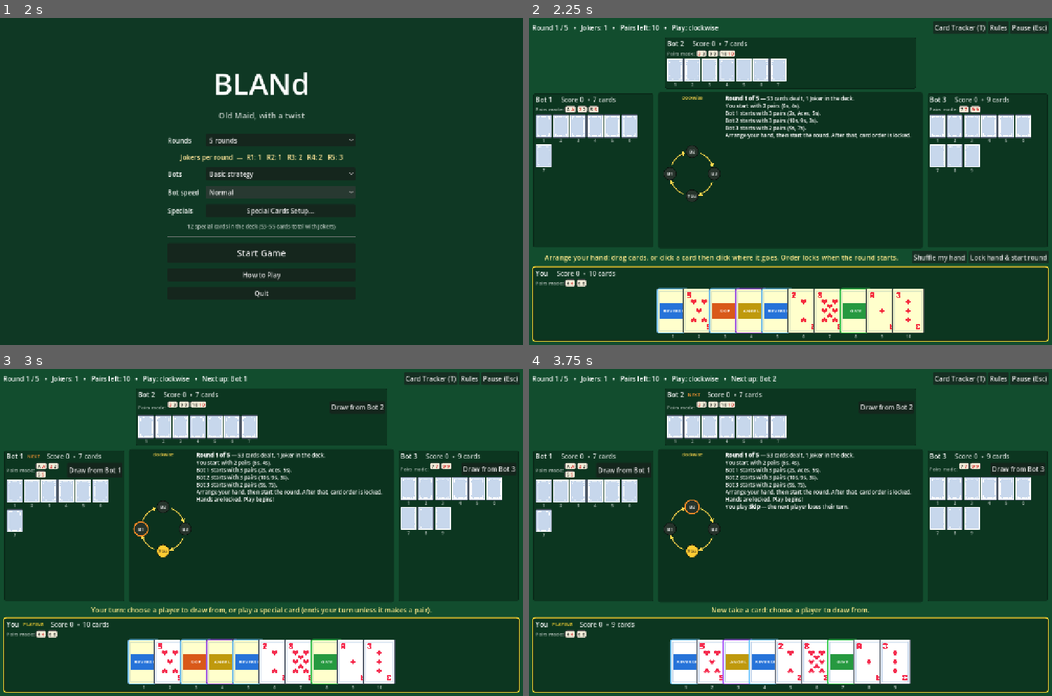
Above: before the commit, frames 1-4 (two rows, left to right).
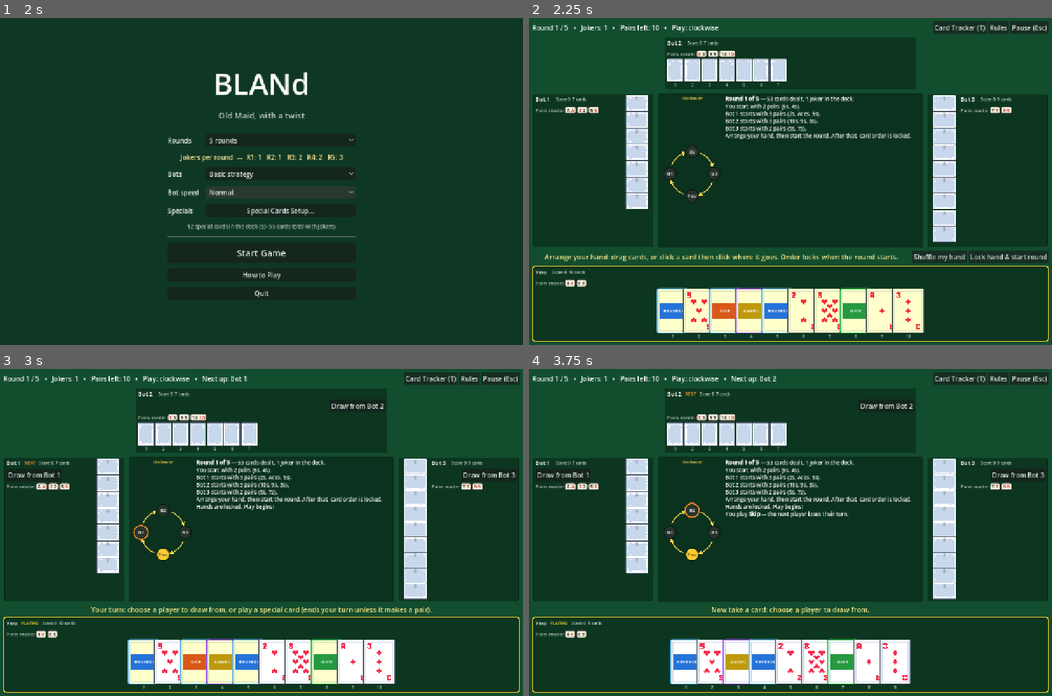
Above: after the commit, the same moments.

Repository: louibasmu/BLANd-
Game: Godot game, scene res://BaseGame/2. MainMenu/main_menu.tscn
The game is run twice, just before and just after one commit, with the same random seed, the same clock (stepped at 60 frames per second) and the same inputs.
Inputs:
- Up to frame 1 (2 s): click "Normal" at 0.5 s; click "Normal" at 1.25 s
- Up to frame 2 (2.25 s): click "Start Game" at 2 s
- Up to frame 3 (3 s): click "Lock hand & start round" at 2.75 s
- Up to frame 4 (3.75 s): click "SKIP" at 3.5 s

Frame 1 is identical in both runs. In frame 2, 9.7% of the frame differs, in the area x 0-100%, y 7-79%; in frame 3, 12%; in frame 4, 12%.

Commit message:
rework bot hands: single row/column and rotated the cards

Diff:
--- a/game-dev-seminar/BaseGame/5. CardTable/game_table.gd
+++ b/game-dev-seminar/BaseGame/5. CardTable/game_table.gd
@@ -15,6 +15,8 @@
 # Card sizes in pixels: big for the human's own hand, small for the opponents' face-down cards.
 const BIG_CARD := Vector2(78, 111)
 const SMALL_CARD := Vector2(40, 57)
+const SIDE_CARD := Vector2(57, 40)
+const MAX_MIDDLE_HEIGHT := 440.0
 # Seat number of the human player (always 0).
 const HUMAN := 0
 
@@ -110,8 +112,7 @@
 
 # ================================================================ layout
 # The screen is made of Godot container nodes created in code, laid out as:
-#   top bar (status + buttons) / top bot / [left bot | turn compass + log | right bot] /
-#   prompt row (instructions + buttons) / the human's seat at the bottom.
+#   top bar / top bot / capped middle row / prompt row / human's seat.
 
 func _build_ui() -> void:
 	var bg := ColorRect.new()
@@ -126,6 +127,7 @@
 	add_child(margin)
 
 	var root := VBoxContainer.new()
+	root.size_flags_vertical = Control.SIZE_EXPAND_FILL
 	root.add_theme_constant_override("separation", 6)
 	margin.add_child(root)
 
@@ -156,13 +158,20 @@
 	top_row.add_child(_make_seat(2, 620))
 
 	# --- middle: left bot, log, right bot
+	var mid_slot := Control.new()
+	mid_slot.size_flags_vertical = Control.SIZE_EXPAND_FILL
+	mid_slot.clip_contents = true
+	root.add_child(mid_slot)
 	var mid := HBoxContainer.new()
-	mid.size_flags_vertical = Control.SIZE_EXPAND_FILL
+	mid.clip_contents = true
 	mid.add_theme_constant_override("separation", 8)
-	root.add_child(mid)
+	mid_slot.add_child(mid)
+	mid_slot.resized.connect(_layout_middle.bind(mid_slot, mid))
+	_layout_middle(mid_slot, mid)
 	mid.add_child(_make_seat(1, 300))
 	var log_panel := PanelContainer.new()
 	log_panel.size_flags_horizontal = Control.SIZE_EXPAND_FILL
+	log_panel.size_flags_vertical = Control.SIZE_EXPAND_FILL
 	log_panel.add_theme_stylebox_override("panel", _box(Color(0, 0, 0, 0.35), Color(0, 0, 0, 0)))
 	mid.add_child(log_panel)
 	var log_row := HBoxContainer.new()
@@ -244,54 +253,88 @@
 func _make_seat(i: int, min_width: float) -> Control:
 	var panel := PanelContainer.new()
 	panel.custom_minimum_size = Vector2(min_width, 0)
+	panel.clip_contents = true
+	if i == 1 or i == 3:
+		panel.size_flags_vertical = Control.SIZE_EXPAND_FILL
 	var v := VBoxContainer.new()
 	v.add_theme_constant_override("separation", 4)
-	panel.add_child(v)
+	var side_cards: Control
+	if i == 1 or i == 3:
+		var seat_row := HBoxContainer.new()
+		seat_row.size_flags_vertical = Control.SIZE_EXPAND_FILL
+		panel.add_child(seat_row)
+		side_cards = Control.new()
+		side_cards.custom_minimum_size = Vector2(72, 0)
+		side_cards.size_flags_vertical = Control.SIZE_EXPAND_FILL
+		side_cards.clip_contents = true
+		side_cards.resized.connect(_layout_side_cards.bind(side_cards))
+		v.size_flags_horizontal = Control.SIZE_EXPAND_FILL
+		if i == 1:
+			seat_row.add_child(v)
+			seat_row.add_child(side_cards)
+		else:
+			seat_row.add_child(side_cards)
+			seat_row.add_child(v)
+	else:
+		panel.add_child(v)
 
 	var head := HBoxContainer.new()
 	v.add_child(head)
 	var name_l := Label.new()
-	name_l.add_theme_font_size_override("font_size", 16)
+	name_l.add_theme_font_size_override("font_size", 14)
 	head.add_child(name_l)
 	var badge := Label.new()   # "PLAYING" / "NEXT"
-	badge.add_theme_font_size_override("font_size", 12)
+	badge.add_theme_font_size_override("font_size", 10)
 	head.add_child(badge)
 	var info_l := Label.new()
 	info_l.size_flags_horizontal = Control.SIZE_EXPAND_FILL
 	info_l.clip_text = true
 	info_l.text_overrun_behavior = TextServer.OVERRUN_TRIM_ELLIPSIS
+	info_l.add_theme_font_size_override("font_size", 10)
 	info_l.modulate = Color(1, 1, 1, 0.8)
 	head.add_child(info_l)
 
-	# Second row: the pairs this player has made + the action button.
+	# Keep the action button on its own row so it never competes with the pairs.
 	var row2 := HBoxContainer.new()
 	v.add_child(row2)
+	var target_btn := Button.new()
+	target_btn.text = "Choose"
+	target_btn.visible = false
+	target_btn.pressed.connect(_on_target_chosen.bind(i))
+	var target_spacer := Control.new()
+	target_spacer.size_flags_horizontal = Control.SIZE_EXPAND_FILL
+	if i == 1:
+		row2.add_child(target_btn)
+		row2.add_child(target_spacer)
+	else:
+		row2.add_child(target_spacer)
+		row2.add_child(target_btn)
+
+	# Pairs occupy a separate row and wrap only when their panel runs out of width.
+	var pairs_row := HBoxContainer.new()
+	v.add_child(pairs_row)
 	var pairs_l := Label.new()
 	pairs_l.text = "Pairs made:"
 	pairs_l.add_theme_font_size_override("font_size", 12)
 	pairs_l.modulate = Color(1, 1, 1, 0.7)
-	row2.add_child(pairs_l)
+	pairs_row.add_child(pairs_l)
 	var pairs_box := HFlowContainer.new()
 	pairs_box.size_flags_horizontal = Control.SIZE_EXPAND_FILL
 	pairs_box.add_theme_constant_override("h_separation", 3)
 	pairs_box.add_theme_constant_override("v_separation", 3)
-	row2.add_child(pairs_box)
-	var target_btn := Button.new()
-	target_btn.text = "Choose"
-	target_btn.visible = false
-	# `.bind(i)` makes the button call _on_target_chosen(i) so it knows which seat was clicked.
-	target_btn.pressed.connect(_on_target_chosen.bind(i))
-	row2.add_child(target_btn)
-
-	var cards: Container
+	pairs_row.add_child(pairs_box)
+
+	var cards: Control
 	if i == HUMAN:
 		var c := CenterContainer.new()
-		c.custom_minimum_size = Vector2(0, BIG_CARD.y + 4)
+		c.custom_minimum_size = Vector2(0, BIG_CARD.y + 13)
 		v.add_child(c)
 		var row := HBoxContainer.new()
 		row.add_theme_constant_override("separation", -14)   # overlap a little
 		c.add_child(row)
 		cards = row
+	elif i == 1 or i == 3:
+		cards = side_cards
 	else:
 		var flow := HFlowContainer.new()
 		flow.add_theme_constant_override("h_separation", 2)
@@ -302,6 +345,12 @@
 	_seats[i] = {"panel": panel, "name": name_l, "badge": badge, "info": info_l, "cards": cards, "target": target_btn,
 		"pairs": pairs_box}
 	return panel
+
+
+func _layout_middle(slot: Control, middle: Control) -> void:
+	var height := minf(MAX_MIDDLE_HEIGHT, slot.size.y)
+	middle.position = Vector2(0, (slot.size.y - height) / 2.0)
+	middle.size = Vector2(slot.size.x, height)
 
 
 # Helper that makes a rounded coloured panel style (used for seats, the log and pop-ups).
@@ -329,20 +378,43 @@
 	return _tex_cache[file]
 
 
+func _layout_side_cards(cards: Control) -> void:
+	var count := cards.get_child_count()
+	if count == 0:
+		return
+	var step := 0.0
+	if count > 1:
+		step = minf(SIDE_CARD.y, maxf(13.0, (cards.size.y - SIDE_CARD.y) / float(count - 1)))
+	for idx in count:
+		var card: Control = cards.get_child(idx)
+		card.size = SIDE_CARD
+		card.position = Vector2((cards.size.x - SIDE_CARD.x) / 2.0, idx * step)
+
+
 ## One card. `card == null` or face_down draws the back.
 ## Builds the little widget for one card: the picture (face up or the card back), the "special" overlay if needed,
-## the number underneath (the position opponents pick from), and highlight / hover effects.
+## the position number (under or on the card), and highlight / hover effects.
 ## `on_click` is a Callable to run when it is clicked; an invalid (empty) Callable means the card is not clickable.
 ## `highlight` raises and tints the card (used when a bot is about to take it, or for a card you just drew).
-func _card_view(card: BlandCard, face_up: bool, size: Vector2, index: int, on_click: Callable, highlight: bool = false) -> Control:
-	var holder := VBoxContainer.new()
-	holder.add_theme_constant_override("separation", 0)
+func _card_view(card: BlandCard, face_up: bool, size: Vector2, index: int, on_click: Callable,
+		highlight: bool = false, face_down_texture: String = "card_back.png",
+		number_inside: bool = false) -> Control:
+	var holder: Control
+	if number_inside:
+		holder = Control.new()
+		holder.custom_minimum_size = size
+	else:
+		var column := VBoxContainer.new()
+		column.add_theme_constant_override("separation", 0)
+		holder = column
 
 	var btn := TextureButton.new()
-	btn.texture_normal = _tex(card.texture_file() if face_up else "card_back.png")
+	btn.texture_normal = _tex(card.texture_file() if face_up else face_down_texture)
 	btn.ignore_texture_size = true
 	btn.stretch_mode = TextureButton.STRETCH_KEEP_ASPECT_CENTERED
 	btn.custom_minimum_size = size
+	if number_inside:
+		btn.set_anchors_preset(Control.PRESET_FULL_RECT)
 	holder.add_child(btn)
 
 	# Specials have no finished art yet, so a coloured band with the card's name is drawn on top of a blank card.
@@ -373,7 +445,6 @@
 		btn.position.y = -8
 
 	if index >= 0:
-		# Index numbers under opponents' cards (needed for Vision and drawing).
 		var l := Label.new()
 		l.text = ("> %d <" % (index + 1)) if highlight else str(index + 1)
 		if highlight:
@@ -381,7 +452,15 @@
 		l.horizontal_alignment = HORIZONTAL_ALIGNMENT_CENTER
 		l.add_theme_font_size_override("font_size", 10)
 		l.modulate = Color(1, 1, 1, 0.7)
-		holder.add_child(l)
+		if number_inside:
+			l.position = Vector2(0, 1)
+			l.size = Vector2(size.x, 12)
+			l.add_theme_color_override("font_outline_color", Color(0.05, 0.05, 0.05, 0.95))
+			l.add_theme_constant_override("outline_size", 3)
+			l.mouse_filter = Control.MOUSE_FILTER_IGNORE
+			btn.add_child(l)
+		else:
+			holder.add_child(l)
 	return holder
 
 
@@ -535,7 +614,7 @@
 	elif in_play and game.upcoming_player() == i:
 		badge.text = "  NEXT"
 		badge.add_theme_color_override("font_color", Color(1, 0.6, 0.2))
-	var info := "   Score %d  •  %d card%s" % [p.total_score, p.hand.size(), "" if p.hand.size() == 1 else "s"]
+	var info := "  Score %d  %d card%s" % [p.total_score, p.hand.size(), "" if p.hand.size() == 1 else "s"]
 	if p.frozen_turns > 0:
 		info += "   •   FROZEN (%d)" % p.frozen_turns
 	if p.finished:
@@ -580,8 +659,9 @@
 		pbox.add_child(_small_label("none yet"))
 
 	# Likewise the cards in the hand are rebuilt each time.
-	var box: Container = seat["cards"]
+	var box: Control = seat["cards"]
 	for c in box.get_children():
+		box.remove_child(c)
 		c.queue_free()
 
 	# The human's own cards are face up. What clicking a card does depends on the situation:
@@ -607,6 +687,8 @@
 	# Opponents' cards are face down, and only clickable when we are choosing a card to draw or to peek at.
 	# The card a bot is about to take is highlighted (hl), as is the one a bot peeked at with Vision.
 	else:
+		var side_hand := i == 1 or i == 3
+		var card_size := SIDE_CARD if side_hand else SMALL_CARD
 		for idx in p.hand.size():
 			var cb := Callable()
 			if game.can_draw(HUMAN) and ui_mode == UiMode.CHOOSE_DRAW_INDEX and i == pending_target:
@@ -618,7 +700,10 @@
 					and not game.last_peek.is_empty() and game.last_peek["target"] == i \
 					and game.last_peek["index"] == idx:
 				hl = true
-			box.add_child(_card_view(p.hand[idx], false, SMALL_CARD, idx, cb, hl))
+			var back_texture := "card_back_side.png" if side_hand else "card_back.png"
+			box.add_child(_card_view(p.hand[idx], false, card_size, idx, cb, hl, back_texture, side_hand))
+		if side_hand:
+			_layout_side_cards(box)
 
 
 # Works out the instruction line shown above the buttons, based on the phase, what the human is
Binary file added: game-dev-seminar/Card Assets/card_back_side.png
Not shown, added: game-dev-seminar/Card Assets/card_back_side.png.import
